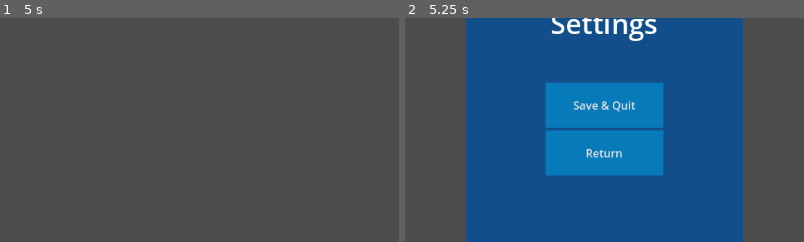
Above: before the commit, frames 1-2 (left to right).
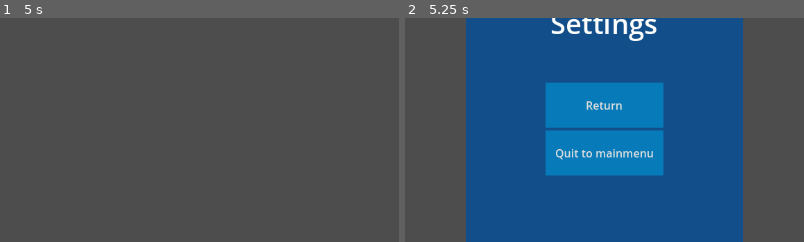
Above: after the commit, the same moments.

Repository: FontysRyan/PizzaProject1St2
Game: Godot game, scene res://Scenes/Battlescreen.tscn
The game is run twice, just before and just after one commit, with the same random seed, the same clock (stepped at 60 frames per second) and the same inputs. This scene is started directly instead of the project's main scene.
Inputs (mouse positions are % of the whole screen's width and height, from its top left):
- Up to frame 1 (5 s): click (92, 4) at 0.5 s; click (92, 4) at 1.25 s; click (98, 4) at 2 s; click (98, 4) at 2.75 s; click (92, 4) at 3.5 s; click (98, 4) at 4.25 s
- Up to frame 2 (5.25 s): click "Settings" at 5 s
The pictures show only the part of the screen within x 25-75%, y 31-80%; the shares and areas given below are measured in that part.

Frame 1 is identical in both runs. In frame 2, 0.9% of the frame differs, in the area x 37-63%, y 37-64%.

Commit message:
Add Game Over UI and update button labels
Introduced a new GameoverScreen UI scene with detailed statistics and retry/main menu options. Updated button labels and order in BattleScreen and BuildScreen UI scenes for consistency. Integrated the new GameoverScreen UI into the Gameover scene.

Diff:
--- a/Assets/UI/BattleScreen (UI).tscn
+++ b/Assets/UI/BattleScreen (UI).tscn
@@ -71,7 +71,7 @@
 grow_horizontal = 2
 grow_vertical = 2
 
-[node name="RoundsLabel" type="Label" parent="MarginContainer/PopupQuitMenu/CanvasLayer/Padding/VBoxContainer"]
+[node name="SettingsLabel" type="Label" parent="MarginContainer/PopupQuitMenu/CanvasLayer/Padding/VBoxContainer"]
 layout_mode = 2
 size_flags_vertical = 6
 theme_override_font_sizes/font_size = 40
@@ -79,23 +79,23 @@
 horizontal_alignment = 1
 vertical_alignment = 3
 
+[node name="NoButton" type="Button" parent="MarginContainer/PopupQuitMenu/CanvasLayer/Padding/VBoxContainer"]
+z_index = 3
+custom_minimum_size = Vector2(170, 65)
+layout_mode = 2
+size_flags_horizontal = 6
+size_flags_vertical = 0
+theme_override_styles/normal = SubResource("StyleBoxFlat_fu08q")
+text = "Return"
+
 [node name="YesButton" type="Button" parent="MarginContainer/PopupQuitMenu/CanvasLayer/Padding/VBoxContainer"]
 z_index = 3
 custom_minimum_size = Vector2(170, 65)
 layout_mode = 2
 size_flags_horizontal = 6
-size_flags_vertical = 0
-theme_override_styles/normal = SubResource("StyleBoxFlat_fu08q")
-text = "Save & Quit"
-
-[node name="NoButton" type="Button" parent="MarginContainer/PopupQuitMenu/CanvasLayer/Padding/VBoxContainer"]
-z_index = 3
-custom_minimum_size = Vector2(170, 65)
-layout_mode = 2
-size_flags_horizontal = 6
 size_flags_vertical = 2
 theme_override_styles/normal = SubResource("StyleBoxFlat_fu08q")
-text = "Return"
+text = "Quit to mainmenu"
 
 [node name="TopBar" type="HBoxContainer" parent="MarginContainer"]
 custom_minimum_size = Vector2(0, 50)
--- a/Assets/UI/BuildScreen (UI).tscn
+++ b/Assets/UI/BuildScreen (UI).tscn
@@ -87,23 +87,23 @@
 horizontal_alignment = 1
 vertical_alignment = 3
 
-[node name="YesButton" type="Button" parent="MarginContainer/PopupQuitMenu/CanvasLayer/Padding/VBoxContainer"]
+[node name="NoButton" type="Button" parent="MarginContainer/PopupQuitMenu/CanvasLayer/Padding/VBoxContainer"]
 z_index = 3
 custom_minimum_size = Vector2(170, 65)
 layout_mode = 2
 size_flags_horizontal = 6
 size_flags_vertical = 0
 theme_override_styles/normal = SubResource("StyleBoxFlat_k2x8r")
-text = "Save & Quit"
-
-[node name="NoButton" type="Button" parent="MarginContainer/PopupQuitMenu/CanvasLayer/Padding/VBoxContainer"]
+text = "Return"
+
+[node name="YesButton" type="Button" parent="MarginContainer/PopupQuitMenu/CanvasLayer/Padding/VBoxContainer"]
 z_index = 3
 custom_minimum_size = Vector2(170, 65)
 layout_mode = 2
 size_flags_horizontal = 6
 size_flags_vertical = 2
 theme_override_styles/normal = SubResource("StyleBoxFlat_k2x8r")
-text = "Return"
+text = "Save & Quit"
 
 [node name="TopBar" type="HBoxContainer" parent="MarginContainer"]
 custom_minimum_size = Vector2(0, 50)
--- /dev/null
+++ b/Assets/UI/GameoverScreen (UI).tscn
@@ -0,0 +1,257 @@
+[gd_scene load_steps=3 format=3 uid="uid://borh5aeodwunb"]
+
+[sub_resource type="StyleBoxFlat" id="StyleBoxFlat_28hf2"]
+bg_color = Color(0.0702, 0.30510002, 0.54, 1)
+
+[sub_resource type="StyleBoxFlat" id="StyleBoxFlat_lv2d4"]
+bg_color = Color(0, 0.6039216, 0.85882354, 0.5882353)
+
+[node name="Control" type="Control"]
+layout_mode = 3
+anchors_preset = 15
+anchor_right = 1.0
+anchor_bottom = 1.0
+grow_horizontal = 2
+grow_vertical = 2
+
+[node name="HBoxContainer" type="HBoxContainer" parent="."]
+layout_mode = 1
+anchors_preset = 15
+anchor_right = 1.0
+anchor_bottom = 1.0
+grow_horizontal = 2
+grow_vertical = 2
+
+[node name="Label" type="Label" parent="HBoxContainer"]
+custom_minimum_size = Vector2(600, 500)
+layout_mode = 2
+size_flags_horizontal = 2
+theme_override_font_sizes/font_size = 90
+text = "Game Over"
+horizontal_alignment = 1
+
+[node name="VBoxContainer" type="VBoxContainer" parent="HBoxContainer"]
+layout_mode = 2
+
+[node name="Panel" type="Panel" parent="HBoxContainer/VBoxContainer"]
+custom_minimum_size = Vector2(350, 0)
+layout_mode = 2
+size_flags_vertical = 3
+theme_override_styles/panel = SubResource("StyleBoxFlat_28hf2")
+
+[node name="VBoxContainer" type="VBoxContainer" parent="HBoxContainer/VBoxContainer/Panel"]
+layout_mode = 1
+anchors_preset = 15
+anchor_right = 1.0
+anchor_bottom = 1.0
+grow_horizontal = 2
+grow_vertical = 2
+
+[node name="HeaderLabel" type="Label" parent="HBoxContainer/VBoxContainer/Panel/VBoxContainer"]
+custom_minimum_size = Vector2(0, 70)
+layout_mode = 2
+size_flags_horizontal = 4
+theme_override_font_sizes/font_size = 40
+text = "statistics"
+vertical_alignment = 1
+
+[node name="SubHeaderLabel" type="Label" parent="HBoxContainer/VBoxContainer/Panel/VBoxContainer"]
+layout_mode = 2
+size_flags_horizontal = 4
+theme_override_colors/font_color = Color(0.7529412, 0.79607844, 0.8627451, 1)
+theme_override_font_sizes/font_size = 20
+text = "Gameplay Progress"
+vertical_alignment = 1
+
+[node name="Item1Container" type="HSplitContainer" parent="HBoxContainer/VBoxContainer/Panel/VBoxContainer"]
+layout_mode = 2
+split_offset = 5
+
+[node name="Label" type="Label" parent="HBoxContainer/VBoxContainer/Panel/VBoxContainer/Item1Container"]
+layout_mode = 2
+size_flags_horizontal = 3
+text = "Time Played:"
+horizontal_alignment = 2
+
+[node name="Label2" type="Label" parent="HBoxContainer/VBoxContainer/Panel/VBoxContainer/Item1Container"]
+layout_mode = 2
+size_flags_horizontal = 3
+text = "00:00:00"
+
+[node name="Item2Container" type="HSplitContainer" parent="HBoxContainer/VBoxContainer/Panel/VBoxContainer"]
+layout_mode = 2
+split_offset = 5
+
+[node name="Label" type="Label" parent="HBoxContainer/VBoxContainer/Panel/VBoxContainer/Item2Container"]
+layout_mode = 2
+size_flags_horizontal = 3
+text = "Rounds Survived:"
+horizontal_alignment = 2
+
+[node name="Label2" type="Label" parent="HBoxContainer/VBoxContainer/Panel/VBoxContainer/Item2Container"]
+layout_mode = 2
+size_flags_horizontal = 3
+text = "0"
+
+[node name="Item3Container" type="HSplitContainer" parent="HBoxContainer/VBoxContainer/Panel/VBoxContainer"]
+layout_mode = 2
+split_offset = 5
+
+[node name="Label" type="Label" parent="HBoxContainer/VBoxContainer/Panel/VBoxContainer/Item3Container"]
+layout_mode = 2
+size_flags_horizontal = 3
+text = "Waves Survived:"
+horizontal_alignment = 2
+
+[node name="Label2" type="Label" parent="HBoxContainer/VBoxContainer/Panel/VBoxContainer/Item3Container"]
+layout_mode = 2
+size_flags_horizontal = 3
+text = "0"
+
+[node name="SubHeaderLabel2" type="Label" parent="HBoxContainer/VBoxContainer/Panel/VBoxContainer"]
+layout_mode = 2
+size_flags_horizontal = 4
+theme_override_colors/font_color = Color(0.7529412, 0.79607844, 0.8627451, 1)
+theme_override_font_sizes/font_size = 20
+text = "Economy"
+vertical_alignment = 1
+
+[node name="Item1Container2" type="HSplitContainer" parent="HBoxContainer/VBoxContainer/Panel/VBoxContainer"]
+layout_mode = 2
+split_offset = 5
+
+[node name="Label" type="Label" parent="HBoxContainer/VBoxContainer/Panel/VBoxContainer/Item1Container2"]
+layout_mode = 2
+size_flags_horizontal = 3
+text = "Gold Spent:"
+horizontal_alignment = 2
+
+[node name="Label2" type="Label" parent="HBoxContainer/VBoxContainer/Panel/VBoxContainer/Item1Container2"]
+layout_mode = 2
+size_flags_horizontal = 3
+text = "0"
+
+[node name="SubHeaderLabel3" type="Label" parent="HBoxContainer/VBoxContainer/Panel/VBoxContainer"]
+layout_mode = 2
+size_flags_horizontal = 4
+theme_override_colors/font_color = Color(0.7529412, 0.79607844, 0.8627451, 1)
+theme_override_font_sizes/font_size = 20
+text = "Unit Management"
+vertical_alignment = 1
+
+[node name="Item1Container3" type="HSplitContainer" parent="HBoxContainer/VBoxContainer/Panel/VBoxContainer"]
+layout_mode = 2
+split_offset = 5
+
+[node name="Label" type="Label" parent="HBoxContainer/VBoxContainer/Panel/VBoxContainer/Item1Container3"]
+layout_mode = 2
+size_flags_horizontal = 3
+text = "Units Placed:"
+horizontal_alignment = 2
+
+[node name="Label2" type="Label" parent="HBoxContainer/VBoxContainer/Panel/VBoxContainer/Item1Container3"]
+layout_mode = 2
+size_flags_horizontal = 3
+text = "0"
+
+[node name="Item1Container4" type="HSplitContainer" parent="HBoxContainer/VBoxContainer/Panel/VBoxContainer"]
+layout_mode = 2
+split_offset = 5
+
+[node name="Label" type="Label" parent="HBoxContainer/VBoxContainer/Panel/VBoxContainer/Item1Container4"]
+layout_mode = 2
+size_flags_horizontal = 3
+text = "Units Merged:"
+horizontal_alignment = 2
+
+[node name="Label2" type="Label" parent="HBoxContainer/VBoxContainer/Panel/VBoxContainer/Item1Container4"]
+layout_mode = 2
+size_flags_horizontal = 3
+text = "0"
+
+[node name="Item1Container5" type="HSplitContainer" parent="HBoxContainer/VBoxContainer/Panel/VBoxContainer"]
+layout_mode = 2
+split_offset = 5
+
+[node name="Label" type="Label" parent="HBoxContainer/VBoxContainer/Panel/VBoxContainer/Item1Container5"]
+layout_mode = 2
+size_flags_horizontal = 3
+text = "Units Lost:"
+horizontal_alignment = 2
+
+[node name="Label2" type="Label" parent="HBoxContainer/VBoxContainer/Panel/VBoxContainer/Item1Container5"]
+layout_mode = 2
+size_flags_horizontal = 3
+text = "0"
+
+[node name="Item1Container6" type="HSplitContainer" parent="HBoxContainer/VBoxContainer/Panel/VBoxContainer"]
+layout_mode = 2
+split_offset = 5
+
+[node name="Label" type="Label" parent="HBoxContainer/VBoxContainer/Panel/VBoxContainer/Item1Container6"]
+layout_mode = 2
+size_flags_horizontal = 3
+text = "Units Sold:"
+horizontal_alignment = 2
+
+[node name="Label2" type="Label" parent="HBoxContainer/VBoxContainer/Panel/VBoxContainer/Item1Container6"]
+layout_mode = 2
+size_flags_horizontal = 3
+text = "0"
+
+[node name="Item1Container7" type="HSplitContainer" parent="HBoxContainer/VBoxContainer/Panel/VBoxContainer"]
+layout_mode = 2
+split_offset = 5
+
+[node name="Label" type="Label" parent="HBoxContainer/VBoxContainer/Panel/VBoxContainer/Item1Container7"]
+layout_mode = 2
+size_flags_horizontal = 3
+text = "Units healed:"
+horizontal_alignment = 2
+
+[node name="Label2" type="Label" parent="HBoxContainer/VBoxContainer/Panel/VBoxContainer/Item1Container7"]
+layout_mode = 2
+size_flags_horizontal = 3
+text = "0"
+
+[node name="SubHeaderLabel4" type="Label" parent="HBoxContainer/VBoxContainer/Panel/VBoxContainer"]
+layout_mode = 2
+size_flags_horizontal = 4
+theme_override_colors/font_color = Color(0.7529412, 0.79607844, 0.8627451, 1)
+theme_override_font_sizes/font_size = 20
+text = "Special Unit Statistics"
+vertical_alignment = 1
+
+[node name="Item1Container8" type="HSplitContainer" parent="HBoxContainer/VBoxContainer/Panel/VBoxContainer"]
+layout_mode = 2
+split_offset = 5
+
+[node name="Label" type="Label" parent="HBoxContainer/VBoxContainer/Panel/VBoxContainer/Item1Container8"]
+layout_mode = 2
+size_flags_horizontal = 3
+text = "Heal Amount Done:"
+horizontal_alignment = 2
+
+[node name="Label2" type="Label" parent="HBoxContainer/VBoxContainer/Panel/VBoxContainer/Item1Container8"]
+layout_mode = 2
+size_flags_horizontal = 3
+text = "0"
+
+[node name="VBoxContainer" type="VBoxContainer" parent="HBoxContainer/VBoxContainer/Panel/VBoxContainer"]
+layout_mode = 2
+size_flags_horizontal = 4
+size_flags_vertical = 3
+
+[node name="Button" type="Button" parent="HBoxContainer/VBoxContainer/Panel/VBoxContainer/VBoxContainer"]
+custom_minimum_size = Vector2(250, 40)
+layout_mode = 2
+size_flags_vertical = 10
+theme_override_styles/normal = SubResource("StyleBoxFlat_lv2d4")
+text = "Retry"
+
+[node name="Button2" type="Button" parent="HBoxContainer/VBoxContainer/Panel/VBoxContainer/VBoxContainer"]
+custom_minimum_size = Vector2(250, 40)
+layout_mode = 2
+size_flags_vertical = 2
+theme_override_styles/normal = SubResource("StyleBoxFlat_lv2d4")
+text = "Return to main menu"
--- a/Scenes/Gameover.tscn
+++ b/Scenes/Gameover.tscn
@@ -1,3 +1,9 @@
-[gd_scene format=3 uid="uid://64x1l1gr4cdq"]
+[gd_scene load_steps=2 format=3 uid="uid://64x1l1gr4cdq"]
+
+[ext_resource type="PackedScene" uid="uid://borh5aeodwunb" path="res://Assets/UI/GameoverScreen (UI).tscn" id="1_y7nek"]
 
 [node name="Gameover" type="Node2D"]
+
+[node name="Control" parent="." instance=ExtResource("1_y7nek")]
+offset_right = 1152.0
+offset_bottom = 648.0
